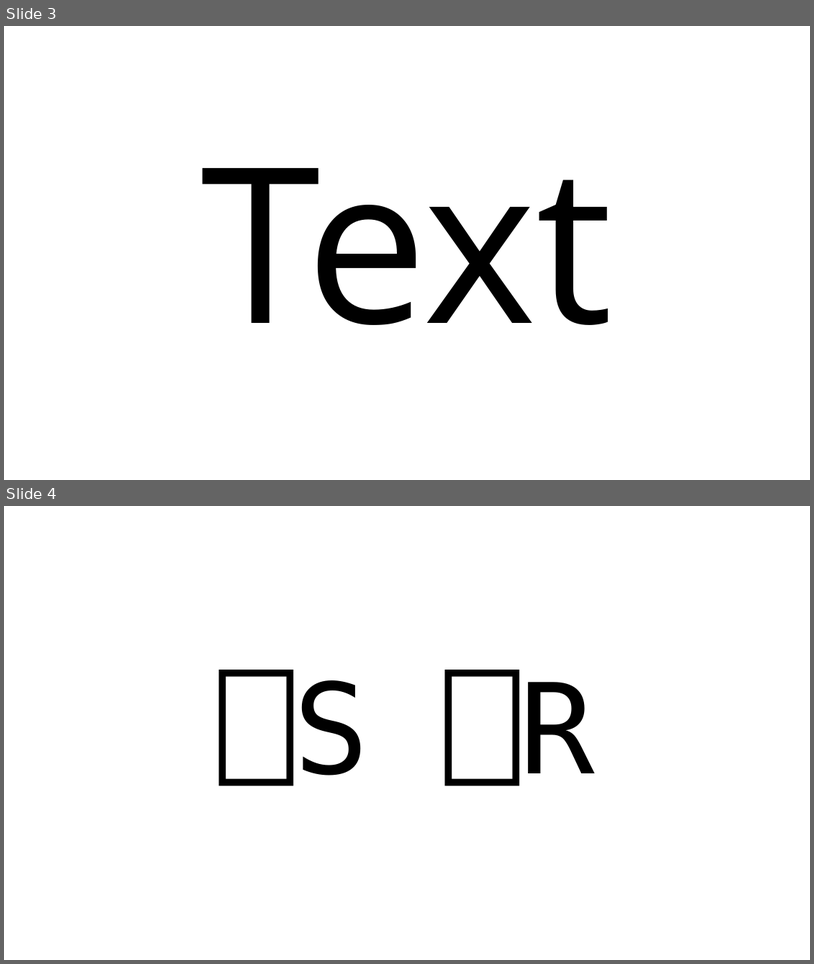
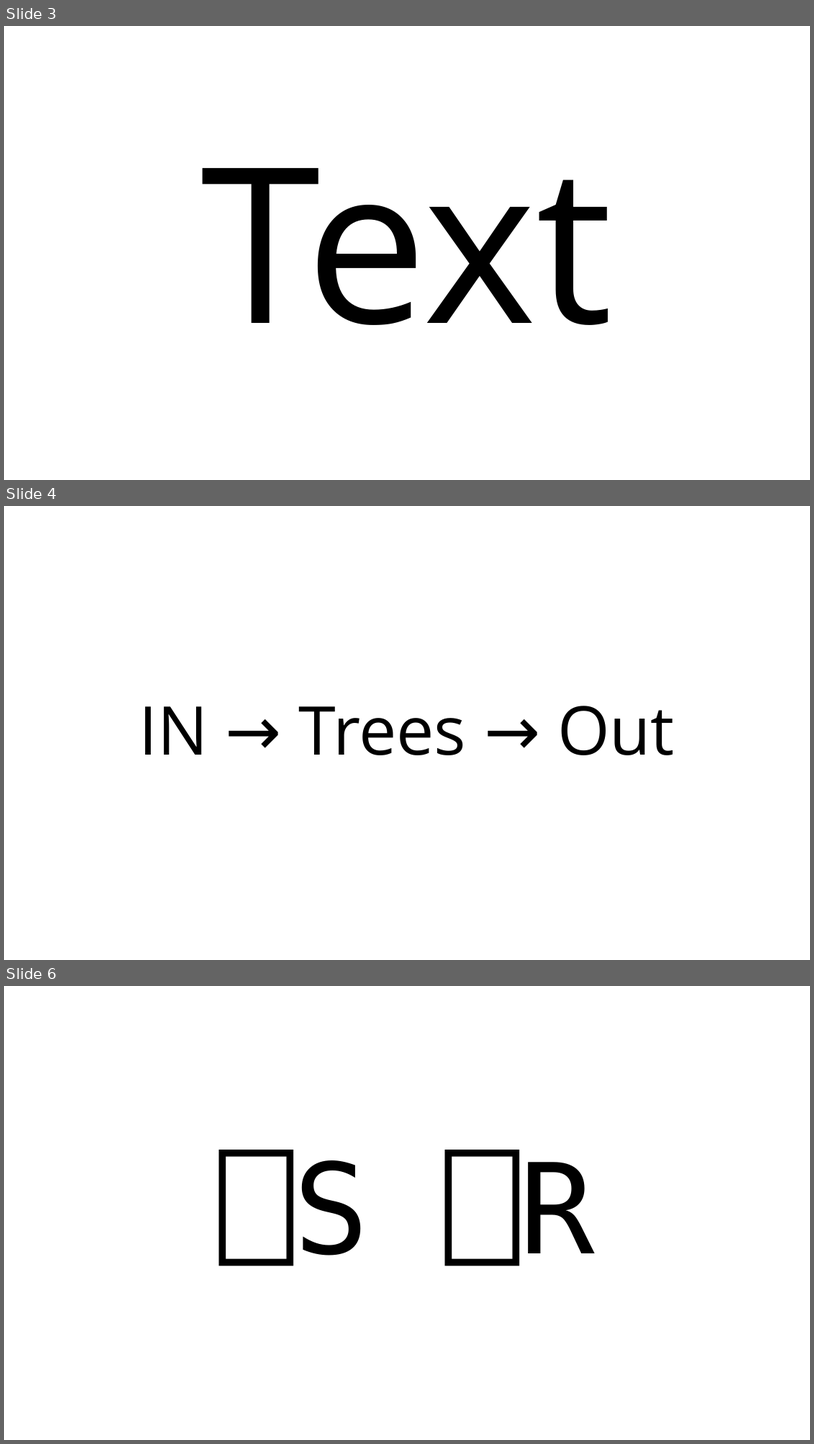
Before and after one commit to Co-dfns/Co-dfns_Research, a slide deck: 2022-dyalog-Text_Processing/2022 - Dyalog - Text Processing in APL.pptx. Shown one above the other, each under a label of ours: slides 3 and 4 before the commit, slides 3, 4 and 6 after it; the slides between them are not shown. The pictures are 814x964 and 814x1444 pixels, drawn with LibreOffice and Linux fonts; fonts in the diff are those of the drawing. Boxes give left, top, right and bottom in pixels: in the first picture for what was removed or moved away, otherwise in the second. Text is boxed around its words. In the diff, an @@ line names an element or a change of style, - is before the commit and + after.

```diff
--- a/2022-dyalog-Text_Processing/2022 - Dyalog - Text Processing in APL.pptx
+++ b/2022-dyalog-Text_Processing/2022 - Dyalog - Text Processing in APL.pptx
@@ slide 4 added at (x1=4, y1=506, x2=810, y2=960), background #FFFFFF @@
@@ text added at (x1=139, y1=705, x2=675, y2=755), 80 pt, text #000000 @@
+IN → Trees → Out
@@ what was slide 4 is now slide 6 @@
```
Also in this commit, not shown: 2 other slides added, 1 slide removed.
